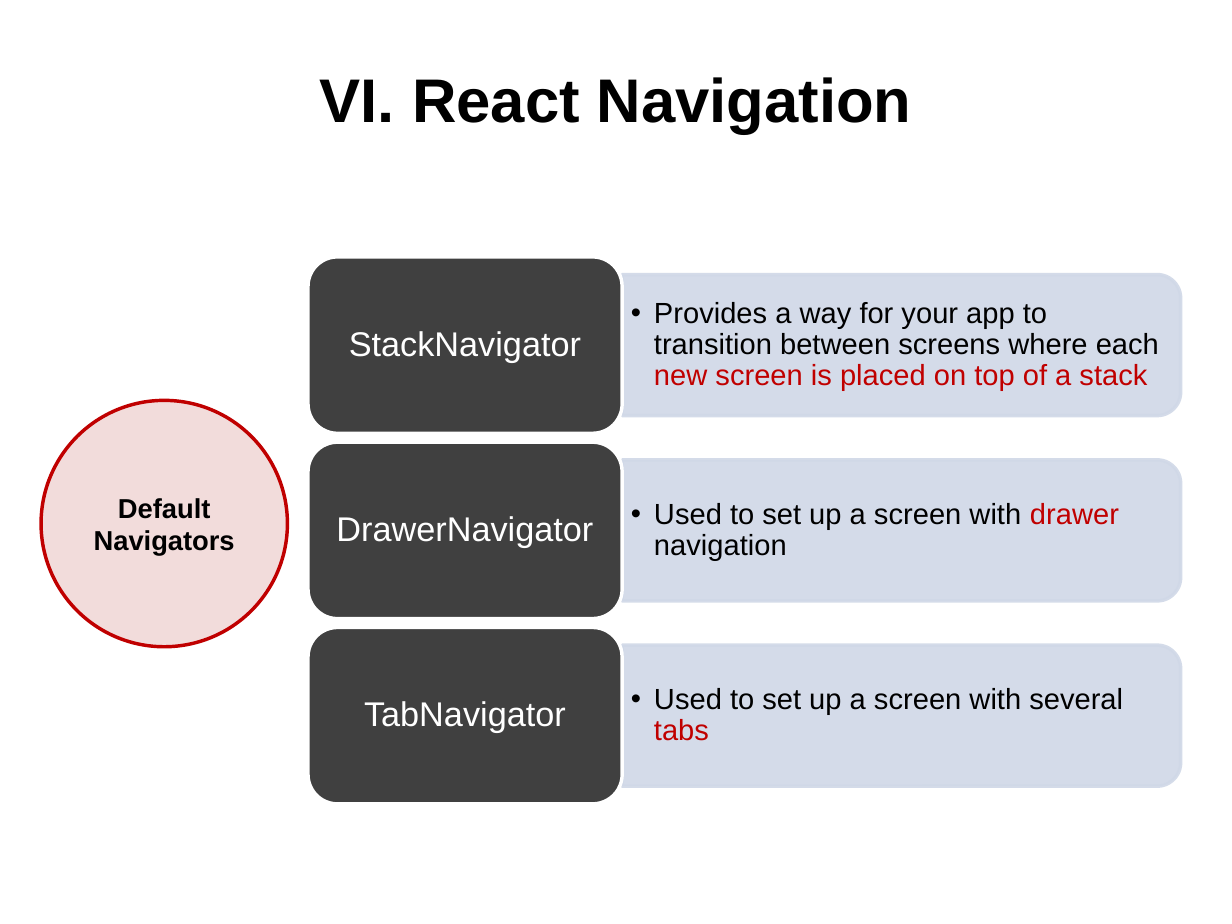
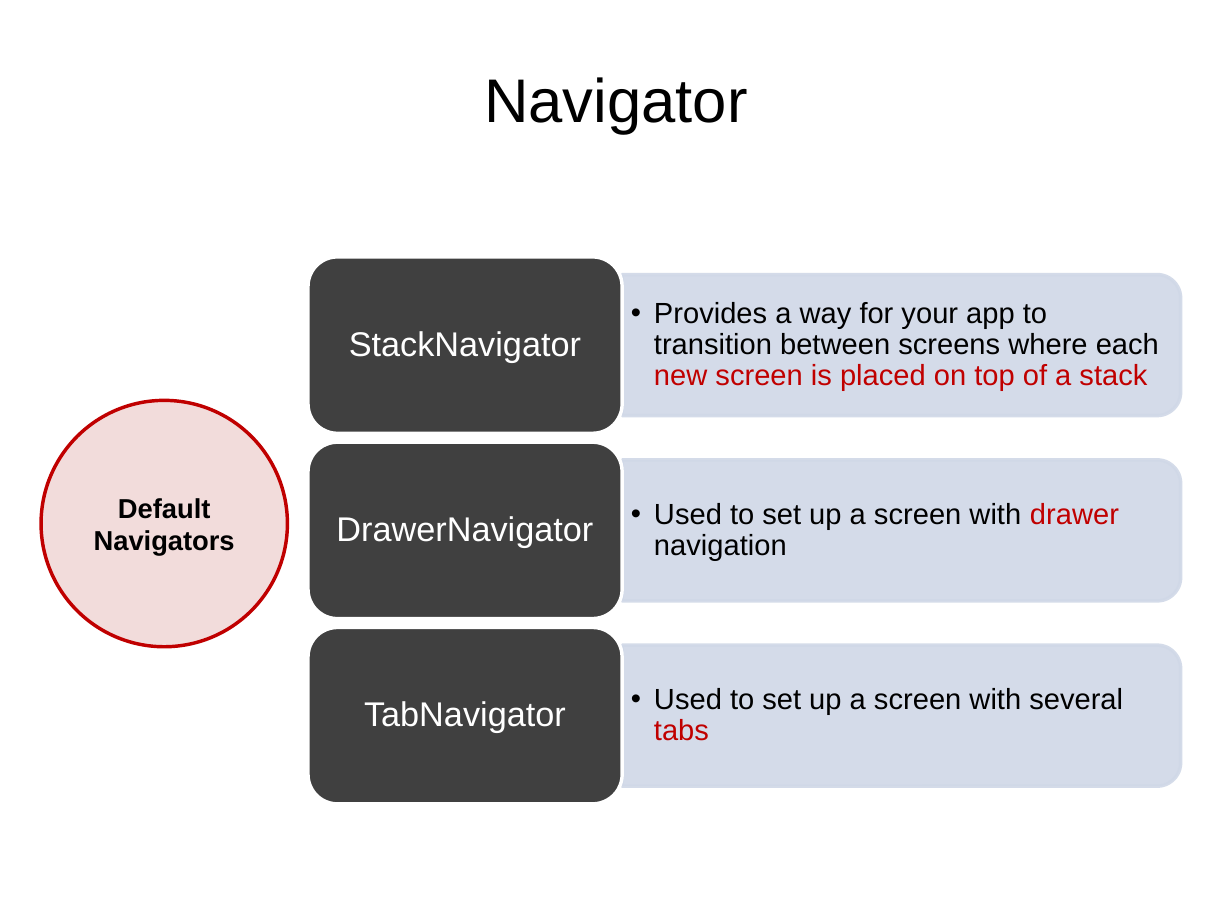
Before and after one commit to quydongnasts/Documents, a slide deck: slide 15 of PowerPoint/REACT-NATIVE.pptx (slide 14 before the commit). Drawn at 1232x924 pixels with LibreOffice and Linux fonts; fonts in the diff are those of the drawing. Boxes give left, top, right and bottom in pixels: in the first picture for what was removed or moved away, otherwise in the second. Text is boxed around its words. In the diff, an @@ line names an element or a change of style, - is before the commit and + after.

Commit message:
done

```diff
--- a/PowerPoint/REACT-NATIVE.pptx
+++ b/PowerPoint/REACT-NATIVE.pptx
@@ title at (x1=484, y1=77, x2=748, y2=133): text changed; bold off @@
-VI. React Navigation
+Navigator
```
Also in this commit, not shown: 2 other slides changed, 1 slide added.
